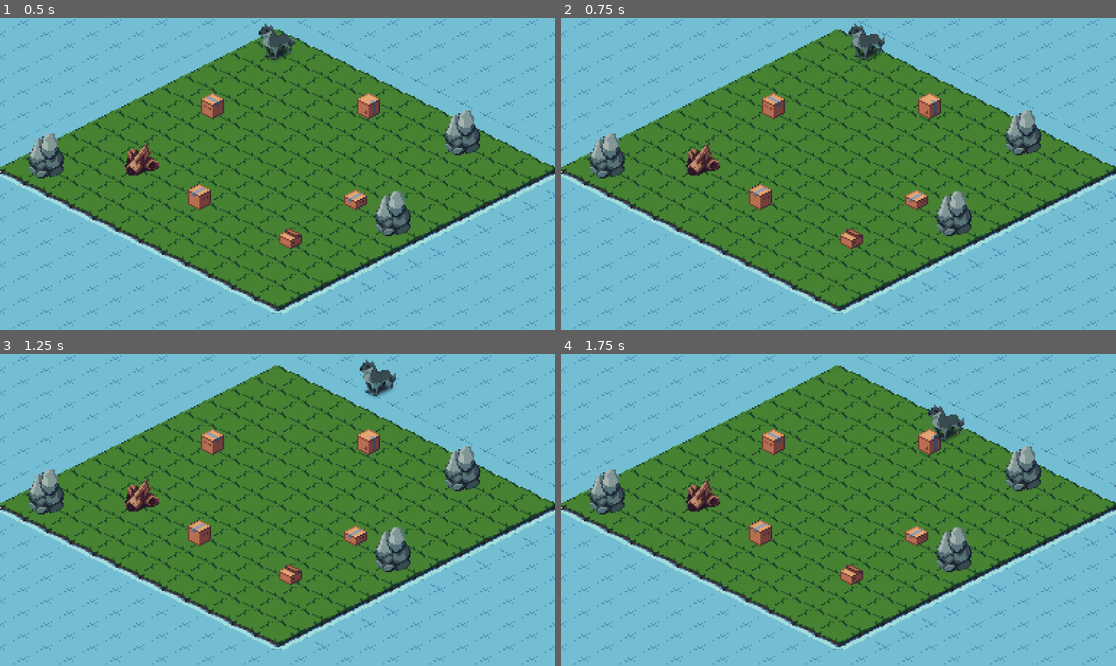
Above: before the commit, frames 1-4 (two rows, left to right).
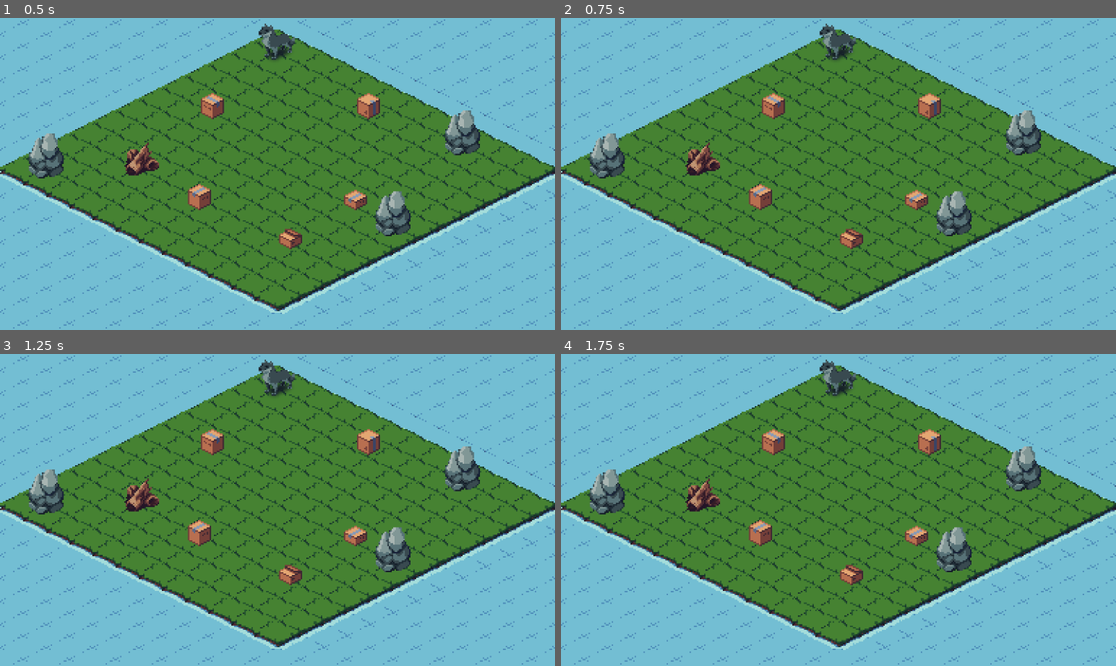
Above: after the commit, the same moments.

Repository: emilykrohn/FoldedFrenzy
Game: Godot game, scene res://Scenes/Game/main.tscn
Same seed, same stepped clock (60 frames per second), same inputs: the game is played once before the commit and once after it.
Inputs:
- Up to frame 1 (0.5 s): no input
- Up to frame 2 (0.75 s): tap Enter at 0.5 s; hold Right (ui_right) from 0.53 s (still down)
- Up to frame 3 (1.25 s): keep holding Right (ui_right)
- Up to frame 4 (1.75 s): release Right (ui_right) at 1.28 s; hold Down (ui_down) from 1.28 s (still down)

Frame 1 is identical in both runs. In frame 2, 0.9% of the frame differs, in the area x 46-59%, y 1-14%; in frame 3, 0.9%, in the area x 46-72%, y 1-14%; in frame 4, 0.9%.

Commit message:
Plays player run animation when move

Diff:
--- a/Scenes/Game/Player/player.tscn
+++ b/Scenes/Game/Player/player.tscn
@@ -1,9 +1,10 @@
-[gd_scene load_steps=55 format=3 uid="uid://dpo4ehchb8rhu"]
+[gd_scene load_steps=56 format=3 uid="uid://dpo4ehchb8rhu"]
 
 [ext_resource type="Script" path="res://Scripts/Game/Player/player.gd" id="1_k456v"]
 [ext_resource type="Texture2D" uid="uid://b8dealpmamjnj" path="res://Art/critters/wolf/wolf-idle.png" id="1_kh8uv"]
 [ext_resource type="Texture2D" uid="uid://bv1112ny377df" path="res://Art/critters/wolf/wolf-run.png" id="2_rtrw7"]
 [ext_resource type="Script" path="res://Scripts/Game/Player/PlayerMovement.gd" id="4_w8wrq"]
+[ext_resource type="Script" path="res://Scripts/Game/Player/PlayerAnimation.gd" id="5_lnl6y"]
 
 [sub_resource type="AtlasTexture" id="AtlasTexture_myacw"]
 atlas = ExtResource("1_kh8uv")
@@ -392,6 +393,7 @@
 script = ExtResource("1_k456v")
 
 [node name="AnimatedSprite2D" type="AnimatedSprite2D" parent="."]
+unique_name_in_owner = true
 sprite_frames = SubResource("SpriteFrames_r2wws")
 animation = &"IdleLeftDown"
 frame_progress = 0.00727788
@@ -403,3 +405,7 @@
 [node name="PlayerMovement" type="Node" parent="."]
 unique_name_in_owner = true
 script = ExtResource("4_w8wrq")
+
+[node name="PlayerAnimation" type="Node" parent="."]
+unique_name_in_owner = true
+script = ExtResource("5_lnl6y")
--- /dev/null
+++ b/Scripts/Game/Player/PlayerAnimation.gd
@@ -0,0 +1,6 @@
+extends Node
+
+@onready var animated_sprite = $%AnimatedSprite2D
+
+func play_run_animation():
+	animated_sprite.play("Run" + $%PlayerMovement.get_direction())
--- a/Scripts/Game/Player/PlayerMovement.gd
+++ b/Scripts/Game/Player/PlayerMovement.gd
@@ -2,22 +2,25 @@
 
 var horizontal_direction
 var vertical_direction
+var has_moved = false
 
 func movement(speed):
 	horizontal_direction = Input.get_axis("ui_left", "ui_right")
 	vertical_direction = Input.get_axis("ui_up", "ui_down")
 
-	if horizontal_direction or vertical_direction:
+	if horizontal_direction and vertical_direction:
 		get_parent().velocity = Vector2(horizontal_direction, vertical_direction).normalized() * speed
+		has_moved = true
 	else:
 		get_parent().velocity = Vector2.ZERO
+		has_moved = false
 
 func get_direction():
-	if horizontal_direction > 0:
-		return "Right"
-	elif horizontal_direction < 0:
-		return "Left"
-	elif vertical_direction < 0:
-		return "Up"
+	if horizontal_direction > 0 and vertical_direction > 0:
+		return "RightDown"
+	elif horizontal_direction > 0 and vertical_direction < 0:
+		return "RightUp"
+	elif horizontal_direction < 0 and vertical_direction < 0:
+		return "LeftUp"
 	else:
-		return "Down"
+		return "LeftDown"
--- a/Scripts/Game/Player/player.gd
+++ b/Scripts/Game/Player/player.gd
@@ -2,5 +2,7 @@
 
 func _physics_process(_delta):
 	$%PlayerMovement.movement(100)
+	if $%PlayerMovement.has_moved:
+		$%PlayerAnimation.play_run_animation()
 
 	move_and_slide()
